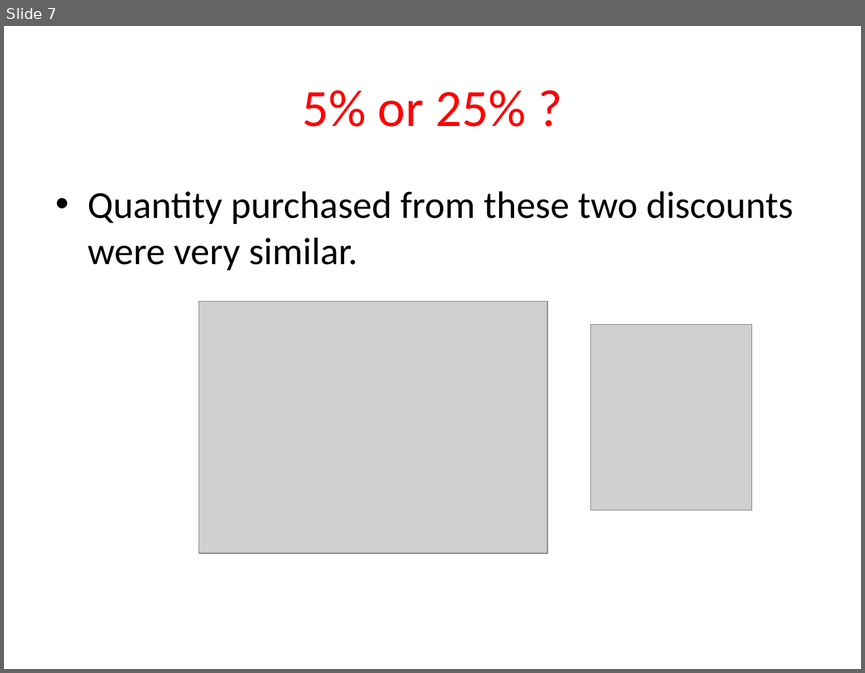
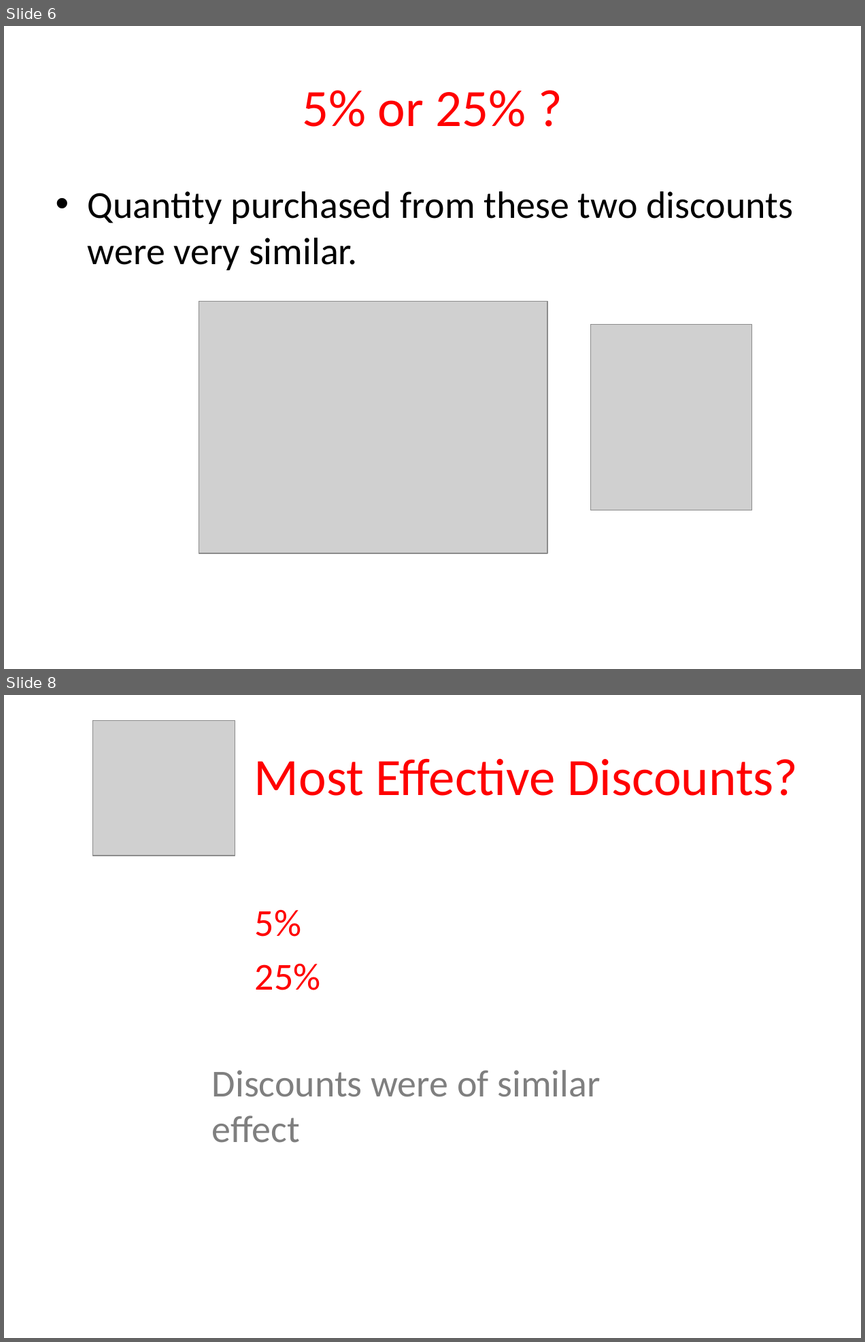
Before and after one commit to Sue-Mir/Module2_Project_Hypothesis_Testing, a slide deck: Project2_HypothesisTesting_NonTechnicalPresentation.pptx. Shown one above the other, each under a label of ours: slide 7 before the commit, slides 6 and 8 after it; the slides between them are not shown. The pictures are 865x673 and 865x1342 pixels, drawn with LibreOffice and Linux fonts; fonts in the diff are those of the drawing; grey boxes stand for pictures. Boxes give left, top, right and bottom in pixels: in the first picture for what was removed or moved away, otherwise in the second. Text is boxed around its words. In the diff, an @@ line names an element or a change of style, - is before the commit and + after.

```diff
--- a/Project2_HypothesisTesting_NonTechnicalPresentation.pptx
+++ b/Project2_HypothesisTesting_NonTechnicalPresentation.pptx
@@ slide 8 added at box(4, 695, 861, 1338), background #FFFFFF @@
@@ picture added at box(92, 721, 235, 855) @@
@@ title added at box(254, 758, 798, 796), 44 pt, text #FF0000 @@
+Most Effective Discounts?
@@ text added at box(212, 909, 600, 1142), 32 pt, text #7F7F7F @@
+5%
+25%
+Discounts were of similar effect
@@ what was slide 7 is now slide 6 @@
```
Also in this commit, not shown: 5 slides changed, 5 other slides added, 3 slides removed.
